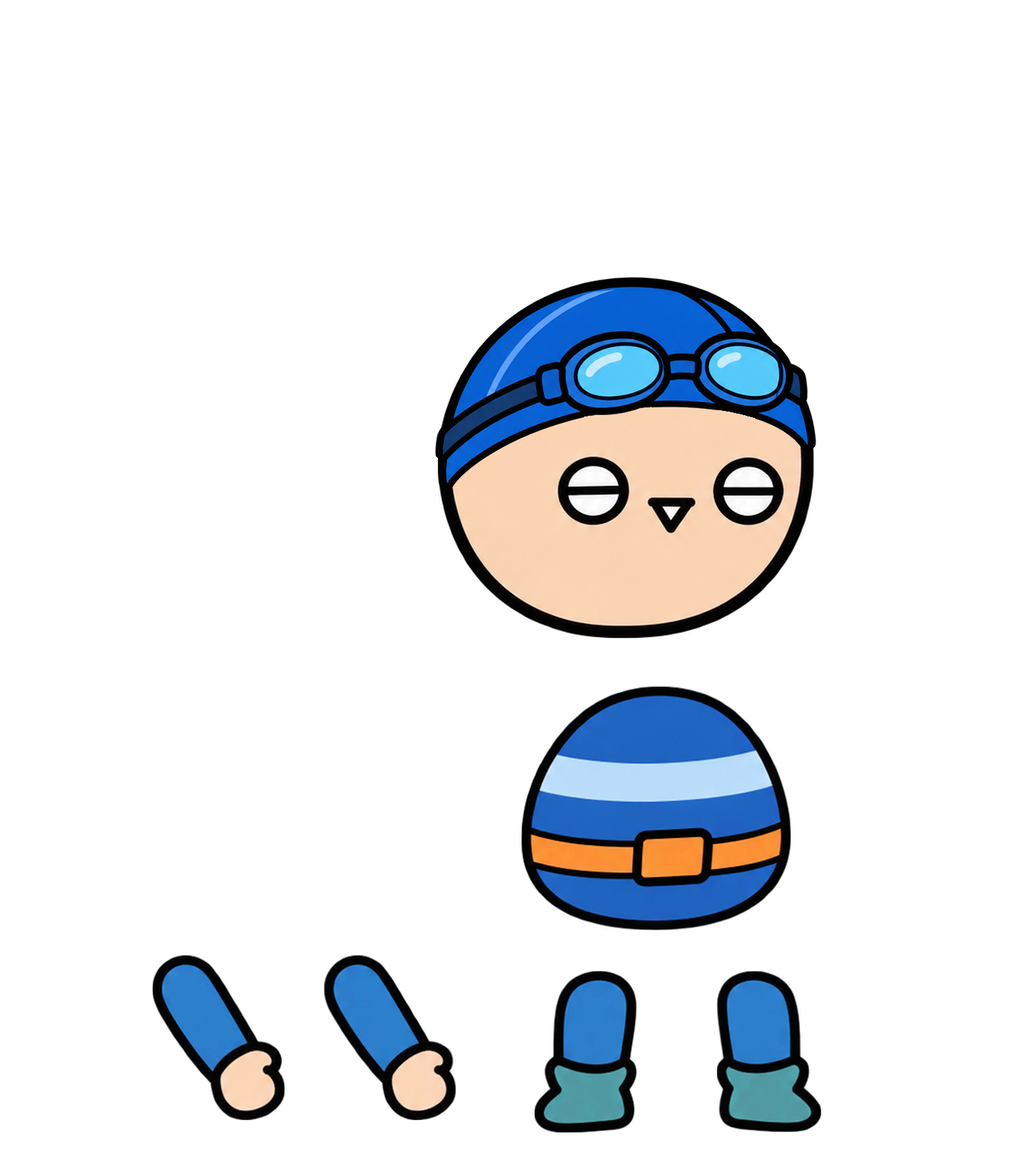
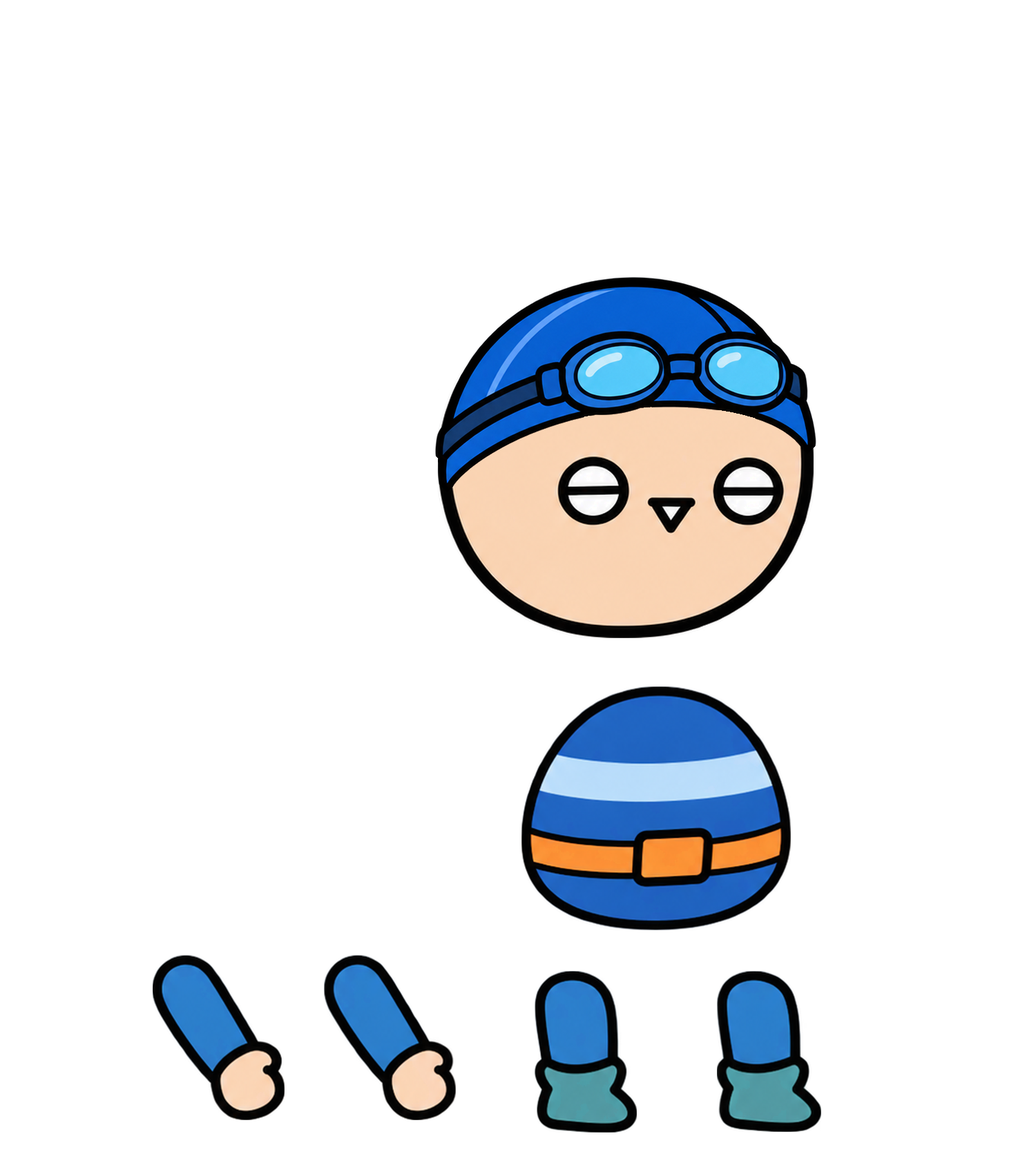
Revision of a layered 1036 × 1174 image; what changed, layer by layer:
painted on "다리1" over [534,970,637,1133]
